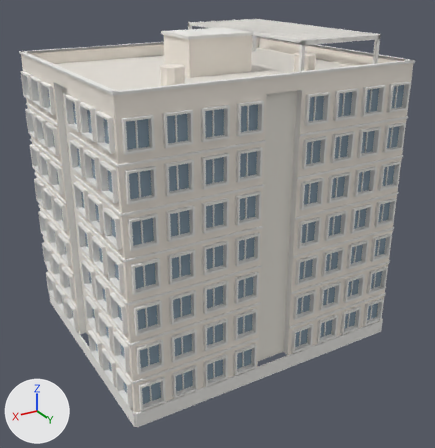
What one commit did to the FBX model Assets/Models/Buildings/Hostel_Chain_2.fbx.
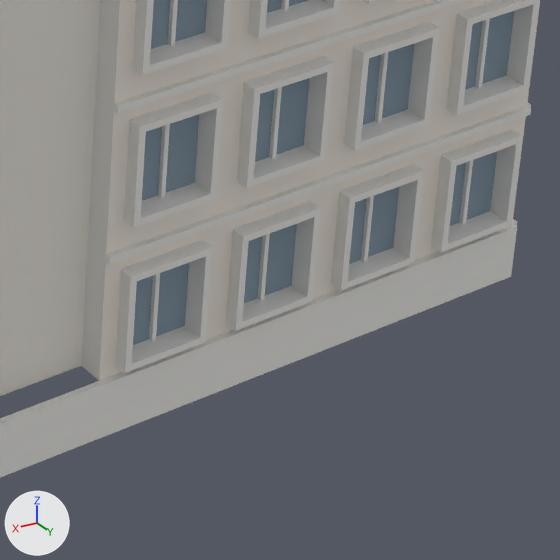
Old and new are each drawn whole from a 50 mm lens placed at (26.6, 45.98, 32.2), pointed at (0.15, 1.89, 10.16) and again close up on the part from 61% to 90% of the width and 60% to 88% of the height. Every picture has the same lights, and +X, +Y and +Z are marked at lower left. The first two pictures are the older version. Where no turn or scale is listed for an object, it has been applied to the vertices. Vertices at exactly the same position are counted once.

Before the edit, the objects in view are built like this:
```python
me_hostel_chain_2 = bpy.data.meshes.new('Hostel_Chain_2')
me_hostel_chain_2.from_pydata(...)  # 8336 vertices, 5892 faces; spans x -13.3..13.3, y -11.3..11.3, z -0.8..27.0
# faces by material slot: [2, 4872, 4, 818, 196]
me_hostel_chain_2.materials.append(mat_roof)  # white #e7e2da
me_hostel_chain_2.materials.append(mat_concrete)  # white #efedea
me_hostel_chain_2.materials.append(mat_jali)  # white #efebe2
me_hostel_chain_2.materials.append(mat_plaster)  # white #f3ece2
me_hostel_chain_2.materials.append(mat_glass)  # greyish blue #899ead
ob_hostel_chain_2 = bpy.data.objects.new('Hostel_Chain_2', me_hostel_chain_2)
ob_hostel_chain_2.location = (0.0, 0.0, 0.0)
```
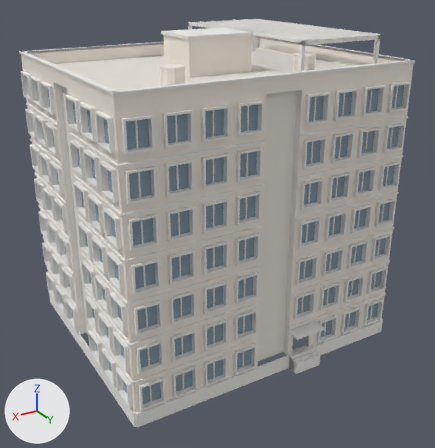
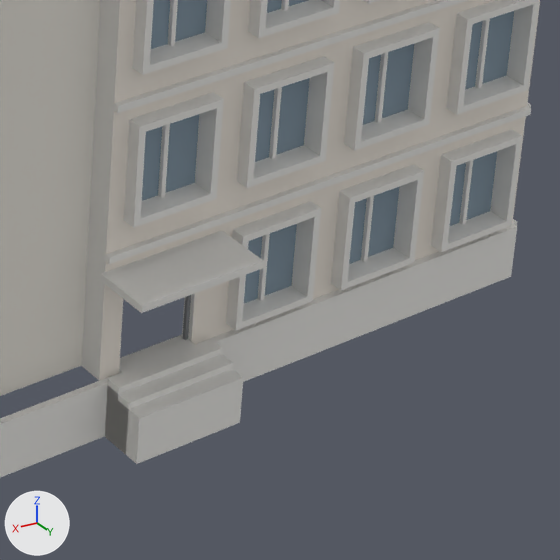
Changed parts and their boxes (x1, y1, x2, y2) in the close-ups (560 x 560 px):
part 1 of me_hostel_chain_2, added
    after: (101, 231, 264, 313)
part 2 of me_hostel_chain_2, added (mostly hidden)
    after: (183, 295, 191, 340)
part 3 of me_hostel_chain_2, added
    after: (105, 340, 243, 464)
part 4 of me_hostel_chain_2, deleted
    before: (149, 273, 160, 342)
part 5 of me_hostel_chain_2, reshaped
    both: (99, 226, 218, 381)

What the commit changed:
Material 'Metal' (mat_metal) is new.
Its base color is (0.22, 0.23, 0.24) (grey #818486).
Its roughness is 0.8.
me_hostel_chain_2 is used by ob_hostel_chain_2; location (0.0, 0.0, 0.0).
me_hostel_chain_2 had 8336 vertices, 5892 faces and spanned x -13.3..13.3, y -11.3..11.3, z -0.8..27.0.
me_hostel_chain_2 now has 8360 vertices, 5903 faces and spans x -13.3..13.3, y -11.3..12.3, z -0.8..27.0.
me_hostel_chain_2 part 1: the loose piece of 8 vertices spanning x -13.1..13.1, y 10.7..11.1, z 24.9..25.1 is copied, and the copy is scaled about its middle by (0.117, 3.25, 0.944), then moved by (-3.0, 0.7, -22.0); it spans x -4.6..-1.5, y 11.0..12.3, z 2.9..3.1.
me_hostel_chain_2 part 2: a new loose piece of 20 vertices spanning x -4.0..-2.1, y 10.8..10.9, z 0.6..2.7, in mat_metal (grey #818486).
me_hostel_chain_2 part 3: a new loose piece of 20 vertices spanning x -4.3..-1.7, y 11.1..12.2, z -0.8..0.6, in mat_concrete (white #efedea).
me_hostel_chain_2 part 4: the loose piece of 8 vertices spanning x -3.1..-3.0, y 10.8..10.9, z 0.9..2.8 is deleted.
Part 5, on me_hostel_chain_2:
30 vertices are removed from x -4.1..-1.6, y 10.8..11.3, z 0.7..3.0.
25 faces are deleted.
7 vertices are added at x -4.0, y 10.7..11.1, z 0.5..3.4.
7 new vertices lie (1.9, 0.0, 0.0) away from vertices in x -4.0, y 10.7..11.1, z 0.5..3.4.
3 new faces join them, mat_plaster (white #f3ece2).
5 new faces join them, mat_concrete (white #efedea).
me_hostel_chain_2 gains material mat_metal (grey #818486).
